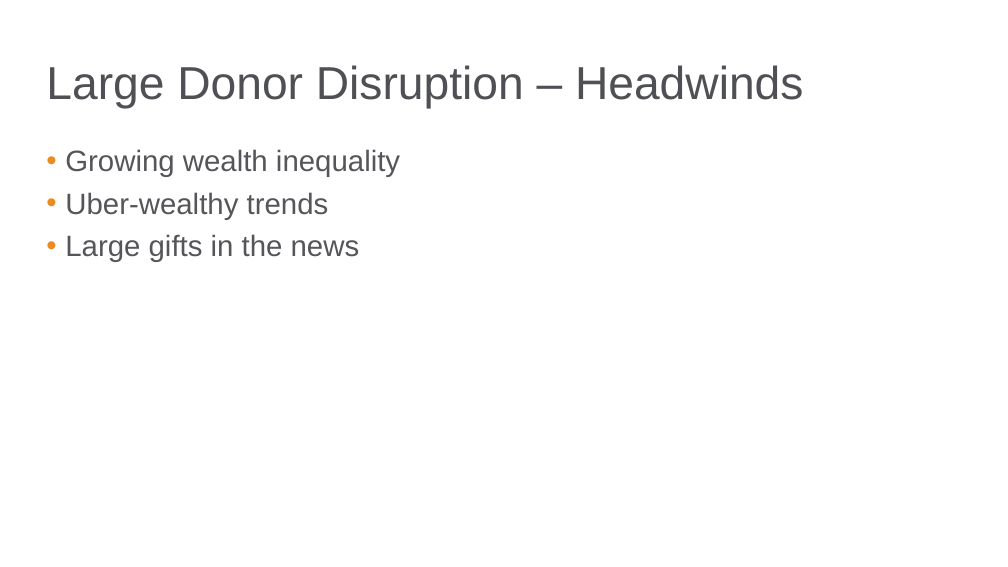
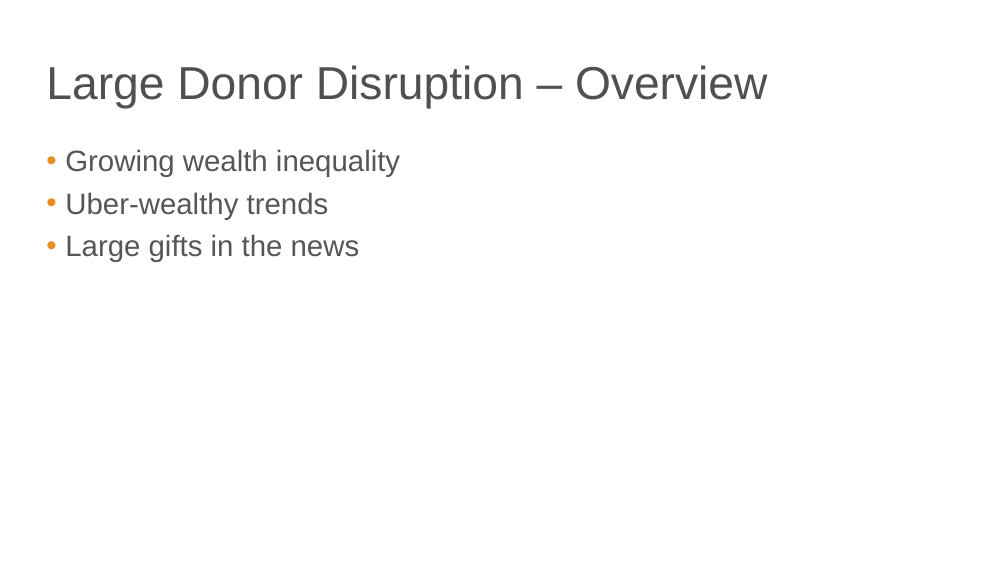
Before and after one commit to bgstieber/APRA-PD-DAS-2019, a slide deck: slide 20 of Generating Insights from Clustering Large Donors - BStieber APRA DAS19.pptx. Drawn at 1008x567 pixels with LibreOffice and Linux fonts; fonts in the diff are those of the drawing; background and template pictures are left out. Boxes give left, top, right and bottom in pixels: in the first picture for what was removed or moved away, otherwise in the second. Text is boxed around its words. In the diff, an @@ line names an element or a change of style, - is before the commit and + after.

```diff
--- a/Generating Insights from Clustering Large Donors - BStieber APRA DAS19.pptx
+++ b/Generating Insights from Clustering Large Donors - BStieber APRA DAS19.pptx
@@ title at (46, 65, 767, 109): text changed @@
-Large Donor Disruption – Headwinds
+Large Donor Disruption – Overview
```
Also in this commit, not shown: 4 other slides changed, 1 slide added, 1 slide removed.
